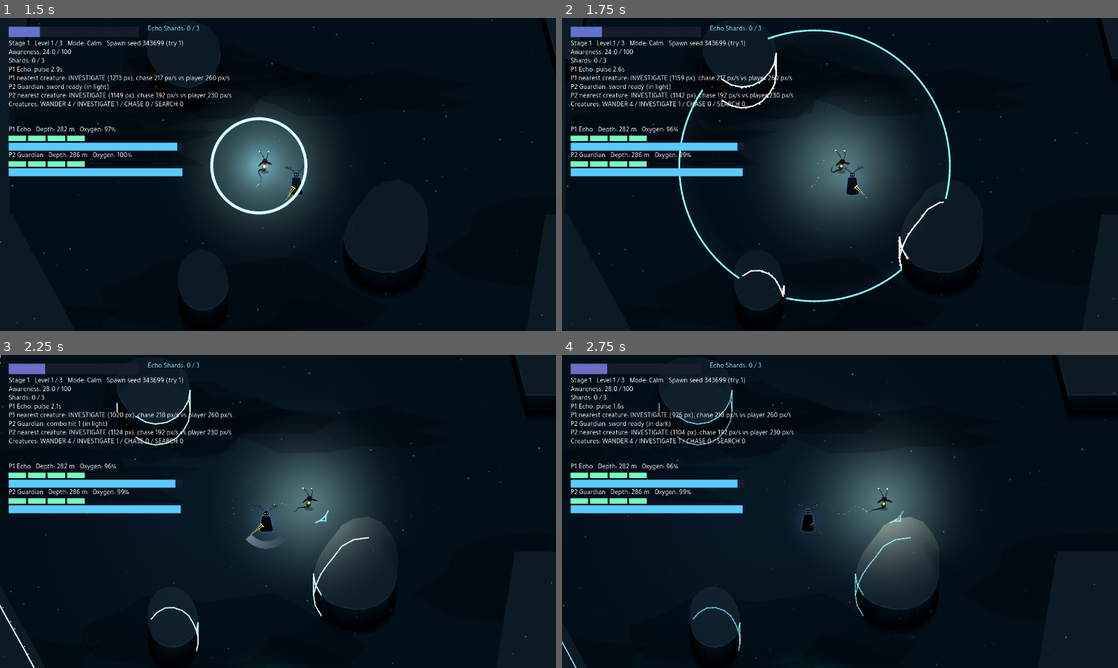
Above: before the commit, frames 1-4 (two rows, left to right).
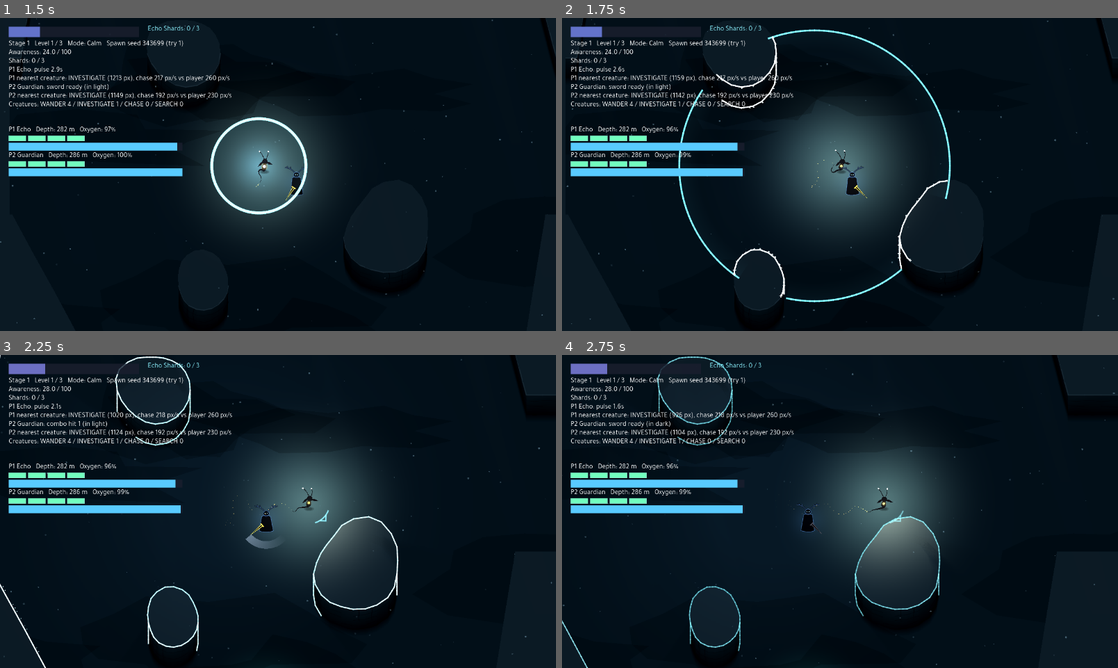
Above: after the commit, the same moments.

Repository: neij0/echo-game
Game: Godot game, scene res://scenes/main_menu.tscn
Two runs of this game, one before a commit and one after it. Both use one fixed random seed, a clock stepped at 60 frames per second and the inputs below.
Inputs:
- Up to frame 1 (1.5 s): click "New Game" at 0.5 s; tap Enter (p2_action) at 1.25 s; hold D (p1_move_right) from 1.28 s (still down); tap Space (p1_action) at 1.35 s
- Up to frame 2 (1.75 s): keep holding D (p1_move_right)
- Up to frame 3 (2.25 s): release D (p1_move_right) at 2.03 s; tap Enter (p2_action) at 2.1 s
- Up to frame 4 (2.75 s): no input

Frame 1 is identical in both runs. In frame 2, 0.4% of the frame differs, in the area x 27-70%, y 5-90%; in frame 3, 1.0%, in the area x 0-72%, y 0-100%; in frame 4, 0.8%.

Commit message:
Sonar outlines the visible rock: top, face sides, front base edge
Tall rocks no longer show the base edge hidden under the top. Lines where
a rock touches other rock (seal, next room, outer rock) are left out; the
top and sides are checked for line of sight on the base and may see
through their own rock.

Co-Authored-By: Claude Opus 5.5 <noreply@anthropic.com>

Diff:
--- a/scripts/level_builder.gd
+++ b/scripts/level_builder.gd
@@ -676,8 +676,23 @@
 			bases.append(global_transform * polygon)
 	for polygon: PackedVector2Array in layout.seals:
 		bases.append(global_transform * polygon)
+	var rooms: Array[Rect2] = []
+	for chunk: LevelChunk in layout.chunks:
+		rooms.append(global_transform * Rect2(chunk.position, Vector2.ONE * world.room_size))
 	for wall: RockWall in walls:
-		wall.build_faces(bases)
+		wall.build_faces(bases, _room_of(wall, rooms))
+
+
+## The room rect (global) holding the middle of the wall's base, or an empty rect.
+static func _room_of(wall: RockWall, rooms: Array[Rect2]) -> Rect2:
+	var middle := Vector2.ZERO
+	var outline: PackedVector2Array = wall.get_global_outline()
+	for point: Vector2 in outline:
+		middle += point / outline.size()
+	for room: Rect2 in rooms:
+		if room.has_point(middle):
+			return room
+	return Rect2()
 
 
 func _marker_positions(chunk: LevelChunk, prefix: String) -> Array[Vector2]:
--- a/scripts/rock_wall.gd
+++ b/scripts/rock_wall.gd
@@ -4,8 +4,9 @@
 ## A grey-box rock wall: one polygon used for the visual, the collision and the
 ## light occluder. Its outline is drawn by SonarOverlay when a pulse hits it.
 ## Tall rocks (height > 0, classic 3/4 view): the polygon is the BASE of the
-## rock (collision, occluder, navigation and sonar stay there, so players stop
-## at the foot of the rock like at a real wall). build_faces draws the rock
+## rock (collision, occluder and navigation stay there, so players stop at
+## the foot of the rock like at a real wall). The sonar outlines what the eye
+## sees instead (get_sonar_lines): the top, the face sides, the front base. build_faces draws the rock
 ## standing on it: a lighter top surface (the base shifted up by height) and a
 ## darker front face rising from every south-facing base edge. All pieces are
 ## RockFace nodes y-sorted with the players and creatures by their base, so
@@ -31,6 +32,9 @@
 ## Tall rocks: base edges within this distance of another rock (a seal against
 ## a wall) cast no shadow, so touching rocks light like one rock.
 @export var occluder_join_margin: float = 2.0
+## Tall rocks: a face side this close to another rock (a seal a few pixels
+## behind the wall's face) gets no sonar line, so the seam does not show.
+@export var sonar_side_margin: float = 6.0
 ## Base edges whose outward normal points down at least this much get a face.
 @export_range(0.0, 1.0) var face_min_facing: float = 0.15
 ## Width of the top strips and longest face piece: each piece sorts by its
@@ -73,8 +77,12 @@
 @export var contact_shadow_size: float = 14.0
 @export_range(0.0, 1.0) var contact_shadow_alpha: float = 0.6
 
-## Sonar lines of the faces (sides + top edge of each run of faces), global.
-var _face_lines: Array[PackedVector2Array] = []
+## Sonar outline of a tall rock (global): the visible lines, the point the
+## line of sight is checked to for each of their points (on the base), and
+## whether that check may pass through this rock (the top is seen from above).
+var _sonar_lines: Array[PackedVector2Array] = []
+var _sonar_sights: Array[PackedVector2Array] = []
+var _sonar_through_self: Array[bool] = []
 var _orientation: float = 1.0
 var _base_occluder: LightOccluder2D
 
@@ -114,23 +122,42 @@
 	return result
 
 
-## The faces' outlines for the sonar, as open lines in global coordinates:
-## for each run of faces, up one side, along the top edge, down the other side.
-func get_face_lines() -> Array[PackedVector2Array]:
-	return _face_lines
+## What the sonar outlines of a tall rock, as open lines in global
+## coordinates: the top surface's outline, the vertical sides at the ends of
+## each run of faces and the front base edge where the faces meet the floor.
+## The part of the base hidden under the top is never included, nor the lines
+## along which this rock touches another one (a seal against a wall, the rock
+## of the next room or the outer rock beyond the room's edge).
+## Empty for a flat rock (the sonar uses get_global_outline).
+func get_sonar_lines() -> Array[PackedVector2Array]:
+	return _sonar_lines
+
+
+## For each point of get_sonar_lines(): where the line of sight is checked
+## (straight below it, on the base).
+func get_sonar_sights() -> Array[PackedVector2Array]:
+	return _sonar_sights
+
+
+## For each line of get_sonar_lines(): true if its line of sight may pass
+## through this rock (the top outline seen from above, the face sides).
+func get_sonar_through_self() -> Array[bool]:
+	return _sonar_through_self
 
 
 ## Builds the drawn pieces of a tall rock (does nothing when height is 0).
 ## Works in global space (screen up), so a turned room still stands upright.
 ## others: every rock base of the level, global (this one may be included).
-## Call once, after the rock entered the tree.
-func build_faces(others: Array[PackedVector2Array]) -> void:
+## room: the rect of the room this rock belongs to, global (empty = none);
+## beyond its edges lies other rock. Call once, after the rock entered the tree.
+func build_faces(others: Array[PackedVector2Array], room: Rect2) -> void:
 	if height <= 0.0 or polygon.size() < 3:
 		return
 	# The pieces join the y-sort of the level through this node.
 	y_sort_enabled = true
 	var base: PackedVector2Array = get_global_outline()
-	_open_occluder(base, others)
+	var base_cutters: Array[PackedVector2Array] = _cutters(base, others, occluder_join_margin)
+	_open_occluder(base, base_cutters)
 	_orientation = 1.0 if _doubled_area(base) > 0.0 else -1.0
 	_add_top(base)
 	var count: int = base.size()
@@ -145,7 +172,24 @@
 		var pieces: int = maxi(1, ceili(a.distance_to(b) / face_piece_length))
 		for k: int in pieces:
 			_add_face(a.lerp(b, float(k) / pieces), a.lerp(b, float(k + 1) / pieces), facing)
-	_face_lines = _runs(base, facing_edges)
+	var sonar_cutters: Array[PackedVector2Array] = base_cutters.duplicate()
+	var side_cutters: Array[PackedVector2Array] = _cutters(base, others, sonar_side_margin)
+	if room.has_area():
+		sonar_cutters.append_array(_beyond(room.grow(-occluder_join_margin)))
+		side_cutters.append_array(_beyond(room.grow(-sonar_side_margin)))
+	_build_sonar_lines(base, facing_edges, sonar_cutters, side_cutters)
+
+
+## The outlines near this one (not itself), grown by margin: lines inside
+## them are where two rocks touch.
+func _cutters(outline: PackedVector2Array, others: Array[PackedVector2Array], margin: float) -> Array[PackedVector2Array]:
+	var reach: Rect2 = _bounds_of(outline).grow(margin)
+	var cutters: Array[PackedVector2Array] = []
+	for other: PackedVector2Array in others:
+		if _same_outline(other, outline) or not reach.intersects(_bounds_of(other)):
+			continue
+		cutters.append_array(Geometry2D.offset_polygon(other, margin))
+	return cutters
 
 
 ## Cull the edges facing the light: the shadow starts at the far side of the
@@ -156,15 +200,9 @@
 
 ## Replaces the closed occluder by open lines along the base edges that no
 ## other rock touches (an edge inside a wall would shade the wall itself).
-func _open_occluder(base: PackedVector2Array, others: Array[PackedVector2Array]) -> void:
+func _open_occluder(base: PackedVector2Array, cutters: Array[PackedVector2Array]) -> void:
 	if _base_occluder == null or not tall_occluder_culled:
 		return
-	var reach: Rect2 = _bounds_of(base).grow(occluder_join_margin)
-	var cutters: Array[PackedVector2Array] = []
-	for other: PackedVector2Array in others:
-		if _same_outline(other, base) or not reach.intersects(_bounds_of(other)):
-			continue
-		cutters.append_array(Geometry2D.offset_polygon(other, occluder_join_margin))
 	if cutters.is_empty():
 		return
 	# Edge by edge: the cut may reverse a piece, but the cull mode needs the
@@ -174,12 +212,7 @@
 	for i: int in count:
 		var a: Vector2 = base[i]
 		var b: Vector2 = base[(i + 1) % count]
-		var pieces: Array[PackedVector2Array] = [PackedVector2Array([a, b])]
-		for cutter: PackedVector2Array in cutters:
-			var kept: Array[PackedVector2Array] = []
-			for piece: PackedVector2Array in pieces:
-				kept.append_array(Geometry2D.clip_polyline_with_polygon(piece, cutter))
-			pieces = kept
+		var pieces: Array[PackedVector2Array] = _clipped(PackedVector2Array([a, b]), cutters)
 		# Keep the original order along the edge, from a to b.
 		pieces.sort_custom(func(p: PackedVector2Array, q: PackedVector2Array) -> bool: return minf(a.distance_to(p[0]), a.distance_to(p[-1])) < minf(a.distance_to(q[0]), a.distance_to(q[-1])))
 		for piece: PackedVector2Array in pieces:
@@ -328,24 +361,72 @@
 	piece.line_widths.append(width)
 
 
-## Sonar lines of every run of consecutive facing edges (global).
-func _runs(base: PackedVector2Array, facing_edges: Array[bool]) -> Array[PackedVector2Array]:
+## The sonar outline (see get_sonar_lines), global, without the lines over
+## base edges inside the cutters (where this rock touches other rock); a face
+## side is left out when its base corner is inside a side cutter.
+func _build_sonar_lines(base: PackedVector2Array, facing_edges: Array[bool], cutters: Array[PackedVector2Array], side_cutters: Array[PackedVector2Array]) -> void:
+	_sonar_lines.clear()
+	_sonar_sights.clear()
+	_sonar_through_self.clear()
+	var down := Vector2(0.0, height)
+	var count: int = base.size()
+	for i: int in count:
+		var edge_pieces: Array[PackedVector2Array] = _clipped(PackedVector2Array([base[i], base[(i + 1) % count]]), cutters)
+		# The top outline: seen from above, checked straight below it on the base.
+		for piece: PackedVector2Array in edge_pieces:
+			_add_sonar_line(_moved(piece, -down), piece, true)
+		# A side where a run of faces starts or ends, from the top down to the base.
+		var previous: bool = facing_edges[(i - 1 + count) % count]
+		if facing_edges[i] != previous and not _inside_any(base[i], side_cutters):
+			# Its corner sits where the base turns away: the ray to it grazes this
+			# rock, so it may pass through it like the top.
+			_add_sonar_line(PackedVector2Array([base[i] - down, base[i]]), PackedVector2Array([base[i], base[i]]), true)
+		# The front base edge under each face.
+		if facing_edges[i]:
+			for piece: PackedVector2Array in edge_pieces:
+				_add_sonar_line(piece, piece, false)
+
+
+## Four bands around rect (outside it), as polygons.
+static func _beyond(rect: Rect2) -> Array[PackedVector2Array]:
+	var far: float = maxf(rect.size.x, rect.size.y)
+	var outer: Rect2 = rect.grow(far)
+	var bands: Array[Rect2] = [
+		Rect2(outer.position, Vector2(outer.size.x, rect.position.y - outer.position.y)),
+		Rect2(Vector2(outer.position.x, rect.end.y), Vector2(outer.size.x, outer.end.y - rect.end.y)),
+		Rect2(Vector2(outer.position.x, rect.position.y), Vector2(rect.position.x - outer.position.x, rect.size.y)),
+		Rect2(Vector2(rect.end.x, rect.position.y), Vector2(outer.end.x - rect.end.x, rect.size.y)),
+	]
 	var result: Array[PackedVector2Array] = []
-	var count: int = facing_edges.size()
-	var up := Vector2(0.0, -height)
-	for start: int in count:
-		# A run starts at a facing edge whose previous edge does not face.
-		if not facing_edges[start] or facing_edges[(start - 1 + count) % count]:
-			continue
-		var line := PackedVector2Array([base[start]])
-		var i: int = start
-		while facing_edges[i % count] and line.size() <= count:
-			line.append(base[i % count] + up)
-			i += 1
-		line.append(base[i % count] + up)
-		line.append(base[i % count])
-		result.append(line)
+	for band: Rect2 in bands:
+		result.append(PackedVector2Array([band.position, Vector2(band.end.x, band.position.y), band.end, Vector2(band.position.x, band.end.y)]))
 	return result
+
+
+func _add_sonar_line(line: PackedVector2Array, sights: PackedVector2Array, through_self: bool) -> void:
+	if line.size() < 2:
+		return
+	_sonar_lines.append(line)
+	_sonar_sights.append(sights)
+	_sonar_through_self.append(through_self)
+
+
+## The parts of an open line outside every cutter.
+static func _clipped(line: PackedVector2Array, cutters: Array[PackedVector2Array]) -> Array[PackedVector2Array]:
+	var pieces: Array[PackedVector2Array] = [line]
+	for cutter: PackedVector2Array in cutters:
+		var kept: Array[PackedVector2Array] = []
+		for piece: PackedVector2Array in pieces:
+			kept.append_array(Geometry2D.clip_polyline_with_polygon(piece, cutter))
+		pieces = kept
+	return pieces
+
+
+static func _inside_any(point: Vector2, cutters: Array[PackedVector2Array]) -> bool:
+	for cutter: PackedVector2Array in cutters:
+		if Geometry2D.is_point_in_polygon(point, cutter):
+			return true
+	return false
 
 
 ## Downward share of the edge's outward normal (1 = faces straight down).
--- a/scripts/sonar_overlay.gd
+++ b/scripts/sonar_overlay.gd
@@ -108,8 +108,11 @@
 
 # One entry per outline sample point (all rocks flattened into one list).
 var _points: PackedVector2Array = PackedVector2Array()
-## Where the line of sight to each point is checked (the base under a face).
+## Where the line of sight to each point is checked (the base under a tall rock's line).
 var _sight_points: PackedVector2Array = PackedVector2Array()
+## A rock the line of sight may pass through, per point (the top of a tall
+## rock is seen from above); an empty RID for none.
+var _sight_exclude: Array[RID] = []
 ## Index of the next point on the same rock outline (closes the loop).
 var _next: PackedInt32Array = PackedInt32Array()
 var _lit_at: PackedFloat32Array = PackedFloat32Array()
@@ -140,6 +143,7 @@
 func rebuild_samples() -> void:
 	_points.clear()
 	_sight_points.clear()
+	_sight_exclude.clear()
 	_next.clear()
 	_active.clear()
 	_waves.clear()
@@ -203,12 +207,17 @@
 		var wall := node as RockWall
 		if wall == null:
 			continue
-		_add_samples(wall.get_global_outline(), true)
-		# Tall rocks (3/4 view): the sides and top edges of the front faces.
-		# They stand above the base, inside the rock's collision: a face is
-		# visible when its base (straight below) is.
-		for line: PackedVector2Array in wall.get_face_lines():
-			_add_samples(line, false, Vector2(0.0, wall.height))
+		if wall.height <= 0.0:
+			_add_samples(wall.get_global_outline(), true)
+			continue
+		# Tall rocks (3/4 view): what the eye sees (top outline, face sides,
+		# front base edge), never the base hidden under the top. The line of
+		# sight is checked straight below, on the base.
+		var lines: Array[PackedVector2Array] = wall.get_sonar_lines()
+		var sights: Array[PackedVector2Array] = wall.get_sonar_sights()
+		var through_self: Array[bool] = wall.get_sonar_through_self()
+		for i: int in lines.size():
+			_add_samples(lines[i], false, sights[i], wall.get_rid() if through_self[i] else RID())
 
 	var total: int = _points.size()
 	_lit_at.resize(total)
@@ -229,20 +238,24 @@
 
 ## Sample points along an outline (closed = a loop, else an open line whose
 ## last point links to itself, so no segment joins its two ends).
-## sight_offset: the line of sight is checked to the point moved by this.
-func _add_samples(outline: PackedVector2Array, closed: bool, sight_offset: Vector2 = Vector2.ZERO) -> void:
+## sights: per outline point, where the line of sight is checked (empty =
+## the point itself); sight_exclude: a rock that check may pass through.
+func _add_samples(outline: PackedVector2Array, closed: bool, sights: PackedVector2Array = PackedVector2Array(), sight_exclude: RID = RID()) -> void:
+	if sights.is_empty():
+		sights = outline
 	var first: int = _points.size()
 	var edge_count: int = outline.size() if closed else outline.size() - 1
 	for e: int in edge_count:
-		var a: Vector2 = outline[e]
-		var b: Vector2 = outline[(e + 1) % outline.size()]
-		var steps: int = maxi(1, ceili(a.distance_to(b) / sample_spacing))
+		var next_index: int = (e + 1) % outline.size()
+		var steps: int = maxi(1, ceili(outline[e].distance_to(outline[next_index]) / sample_spacing))
 		for k: int in steps:
-			_points.append(a.lerp(b, float(k) / steps))
-			_sight_points.append(a.lerp(b, float(k) / steps) + sight_offset)
+			_points.append(outline[e].lerp(outline[next_index], float(k) / steps))
+			_sight_points.append(sights[e].lerp(sights[next_index], float(k) / steps))
+			_sight_exclude.append(sight_exclude)
 	if not closed:
 		_points.append(outline[outline.size() - 1])
-		_sight_points.append(outline[outline.size() - 1] + sight_offset)
+		_sight_points.append(sights[sights.size() - 1])
+		_sight_exclude.append(sight_exclude)
 	var count: int = _points.size() - first
 	for k: int in count:
 		_next.append(first + (k + 1) % count if closed or k < count - 1 else first + k)
@@ -259,7 +272,7 @@
 	for i: int in _points.size():
 		var point: Vector2 = _points[i]
 		var distance: float = wave.origin.distance_to(point)
-		if distance > wave.max_radius or not _in_line_of_sight(space, wave.origin, _sight_points[i]):
+		if distance > wave.max_radius or not _in_line_of_sight(space, wave.origin, _sight_points[i], _sight_exclude[i]):
 			continue
 		var ratio: float = distance / wave.max_radius
 		_pending_at[i] = wave.start_time + ratio * wave.expand_time
@@ -295,9 +308,11 @@
 	return from.distance_to(hit["position"])
 
 
-func _in_line_of_sight(space: PhysicsDirectSpaceState2D, from: Vector2, point: Vector2) -> bool:
+func _in_line_of_sight(space: PhysicsDirectSpaceState2D, from: Vector2, point: Vector2, exclude: RID = RID()) -> bool:
 	var target: Vector2 = point - from.direction_to(point) * los_tolerance
 	var query := PhysicsRayQueryParameters2D.create(from, target, wall_mask)
+	if exclude.is_valid():
+		query.exclude = [exclude]
 	return space.intersect_ray(query).is_empty()
 
 
Not shown, changed: CLAUDE.md
